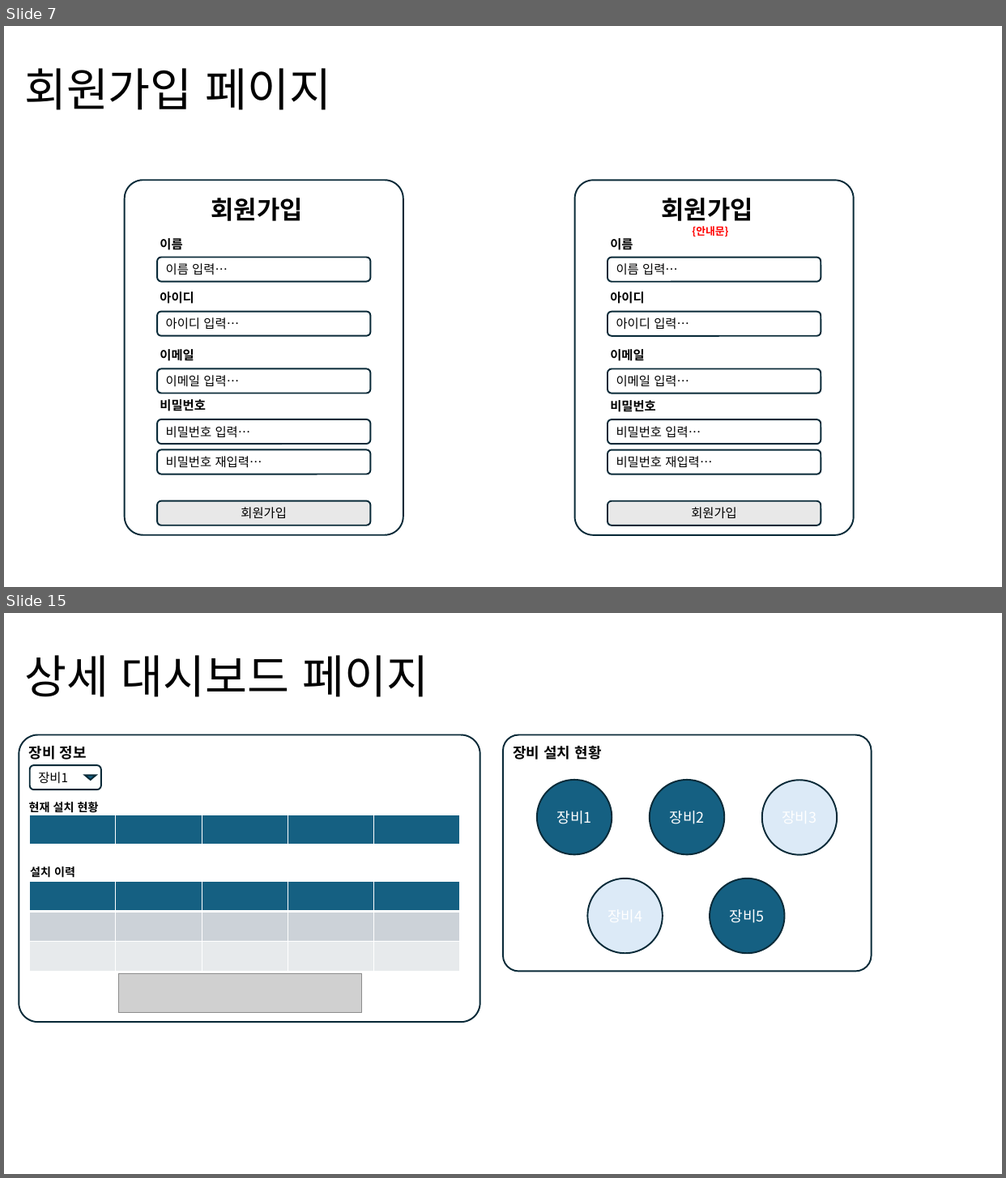
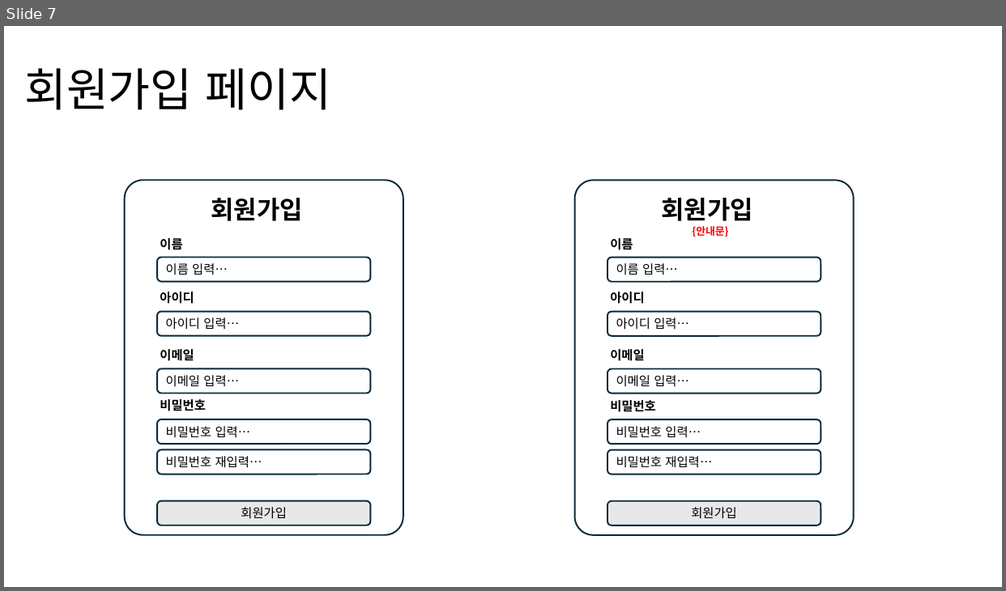
Before and after one commit to positiveWand/project-trip-sns, a slide deck: document/UI 설계서(draft).pptx. Shown one above the other, each under a label of ours: slides 7 and 15 before the commit, slide 7 after it; the slides between them are not shown. The pictures are 1006x1178 and 1006x591 pixels, drawn with LibreOffice and Linux fonts; fonts in the diff are those of the drawing; grey boxes stand for pictures. Boxes give left, top, right and bottom in pixels: in the first picture for what was removed or moved away, otherwise in the second. Text is boxed around its words. In the diff, an @@ line names an element or a change of style, - is before the commit and + after.

```diff
--- a/document/UI 설계서(draft).pptx
+++ b/document/UI 설계서(draft).pptx
@@ slide 15 removed at (4,613,1002,1174), background #FFFFFF @@
@@ title removed at (24,655,428,697) @@
-상세 대시보드 페이지
@@ rounded rectangle removed at (19,735,480,1023) @@
@@ text removed at (29,746,87,760) @@
-장비 정보
@@ rounded rectangle removed at (503,735,872,972) @@
@@ text removed at (513,746,602,760) @@
-장비 설치 현황
@@ rounded rectangle removed at (29,766,100,790) @@
-장비1
@@ triangle removed at (85,776,96,780) @@
@@ ellipse removed at (537,780,612,855) @@
-장비1
@@ ellipse removed at (650,780,724,855) @@
-장비2
@@ ellipse removed at (762,780,837,855) @@
@@ text removed at (29,802,99,813) @@
-현재 설치 현황
@@ table removed at (29,815,460,845), 1 rows, 5 columns @@
- |  |  |  | 
@@ text removed at (30,867,75,878) @@
-설치 이력
@@ ellipse removed at (588,879,663,954) @@
@@ ellipse removed at (710,879,785,954) @@
-장비5
@@ table removed at (29,882,460,972), 3 rows, 5 columns @@
- |  |  |  | 
- |  |  |  | 
- |  |  |  | 
@@ picture removed at (118,973,362,1013) @@
```
Also in this commit, not shown: 8 slides changed, 8 slides added, 4 other slides removed, 13 other files.
